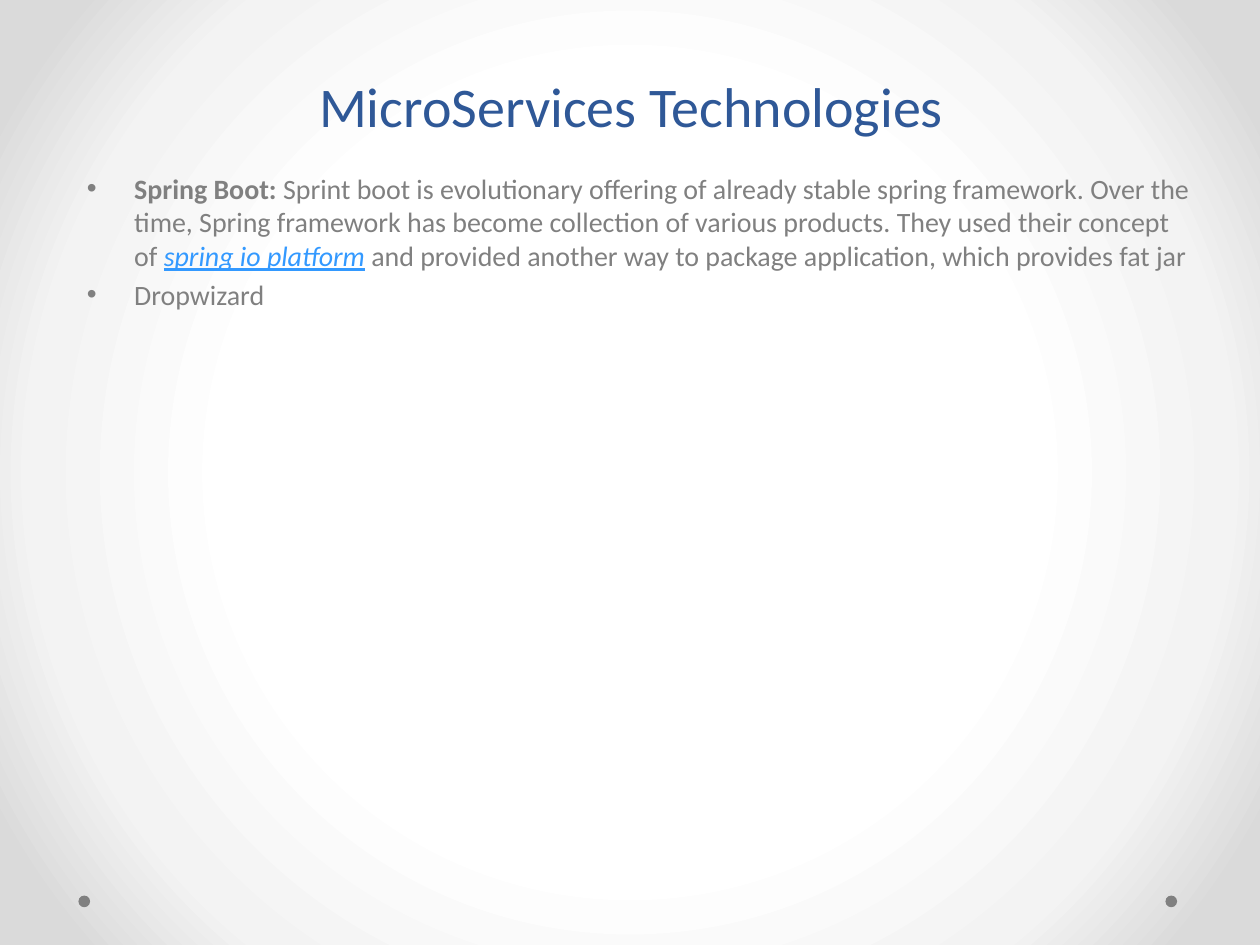
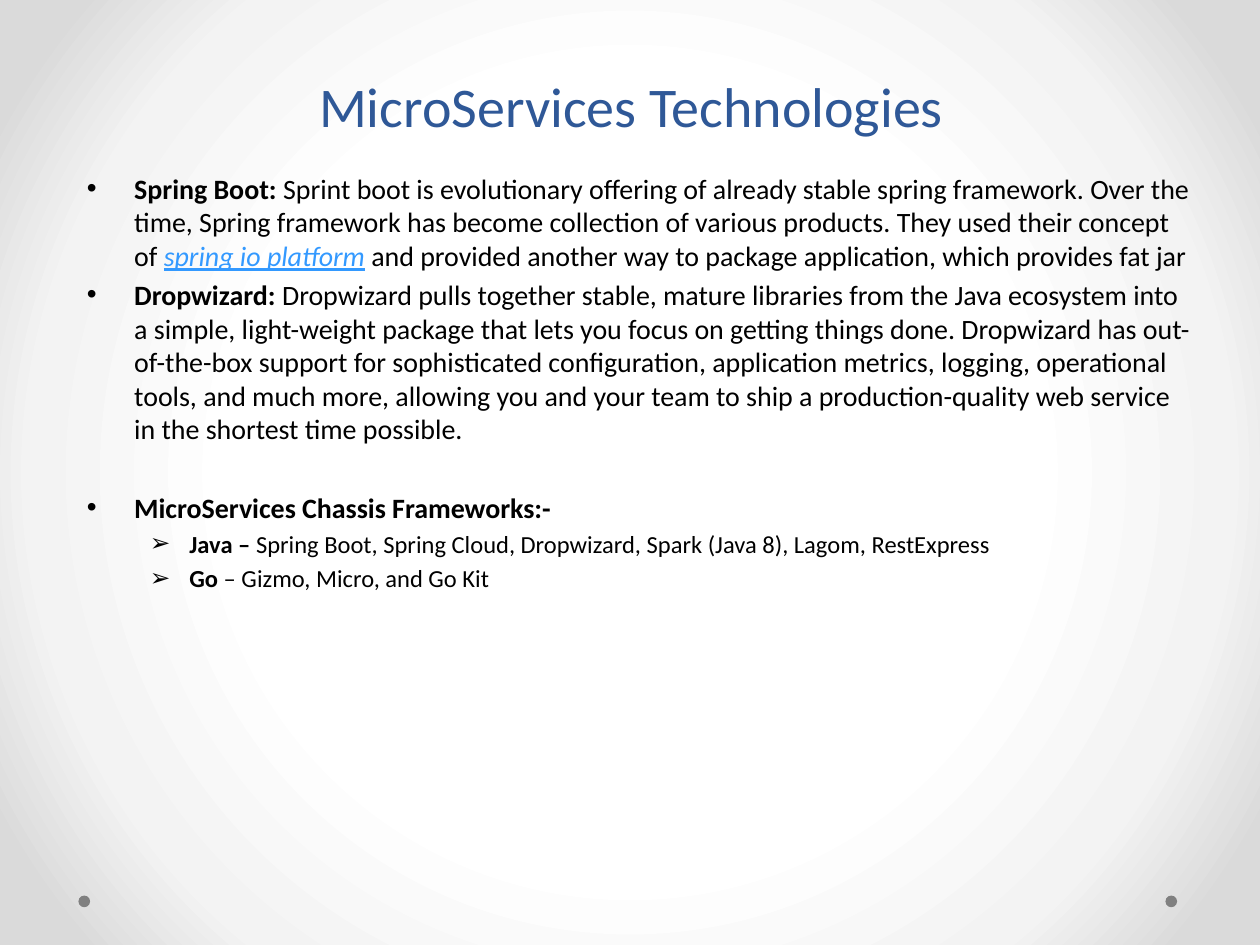
Before and after one commit to notionquest/ProjectDocumentation, a slide deck: slide 14 of MicroServices.pptx (slide 10 before the commit). Drawn at 1260x945 pixels with LibreOffice and Linux fonts; fonts in the diff are those of the drawing. Boxes give left, top, right and bottom in pixels: in the first picture for what was removed or moved away, otherwise in the second. Text is boxed around its words. In the diff, an @@ line names an element or a change of style, - is before the commit and + after.

Commit message:
microservice updates

```diff
--- a/MicroServices.pptx
+++ b/MicroServices.pptx
@@ text at (134,179,1189,271): text colour #808080 to #000000 in "Spring Boot: Sprint boot is evolutionary offering ..." @@
@@ text at (134,285,1189,590): text changed; text colour #808080 to #000000 @@
-• Dropwizard
+• Dropwizard: Dropwizard pulls together stable, mature libraries from the Java ecosystem into a simple, light-weight package that lets you focus on getting things done. Dropwizard has out-of-the-box support for sophisticated configuration, application metrics, logging, operational tools, and much more, allowing you and your team to ship a production-quality web service in the shortest time possible.
+• MicroServices Chassis Frameworks:-
+  ➢ Java – Spring Boot, Spring Cloud, Dropwizard, Spark (Java 8), Lagom, RestExpress
+  ➢ Go – Gizmo, Micro, and Go Kit
```
Also in this commit, not shown: 7 other slides changed, 4 slides added.
